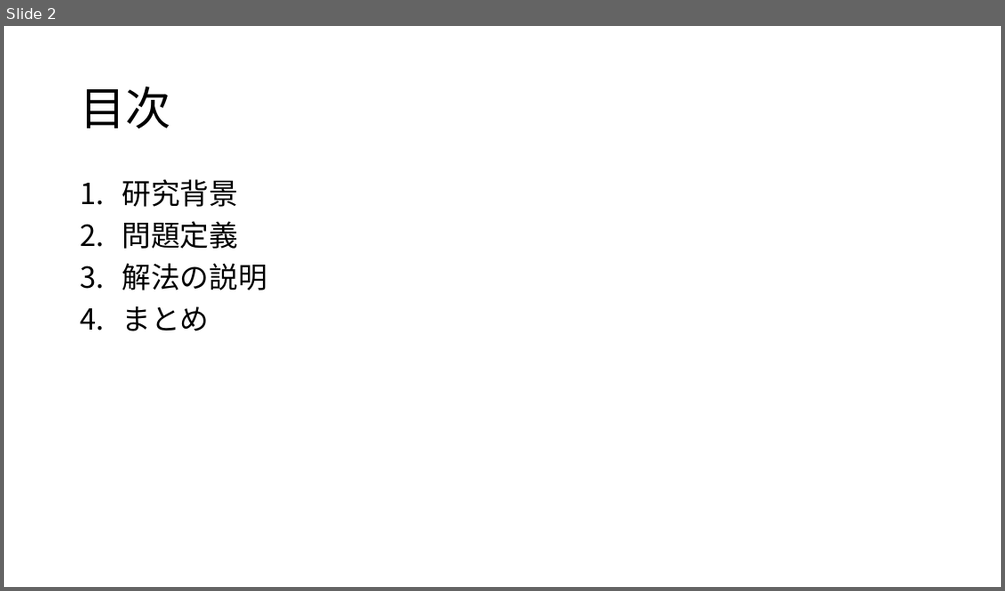
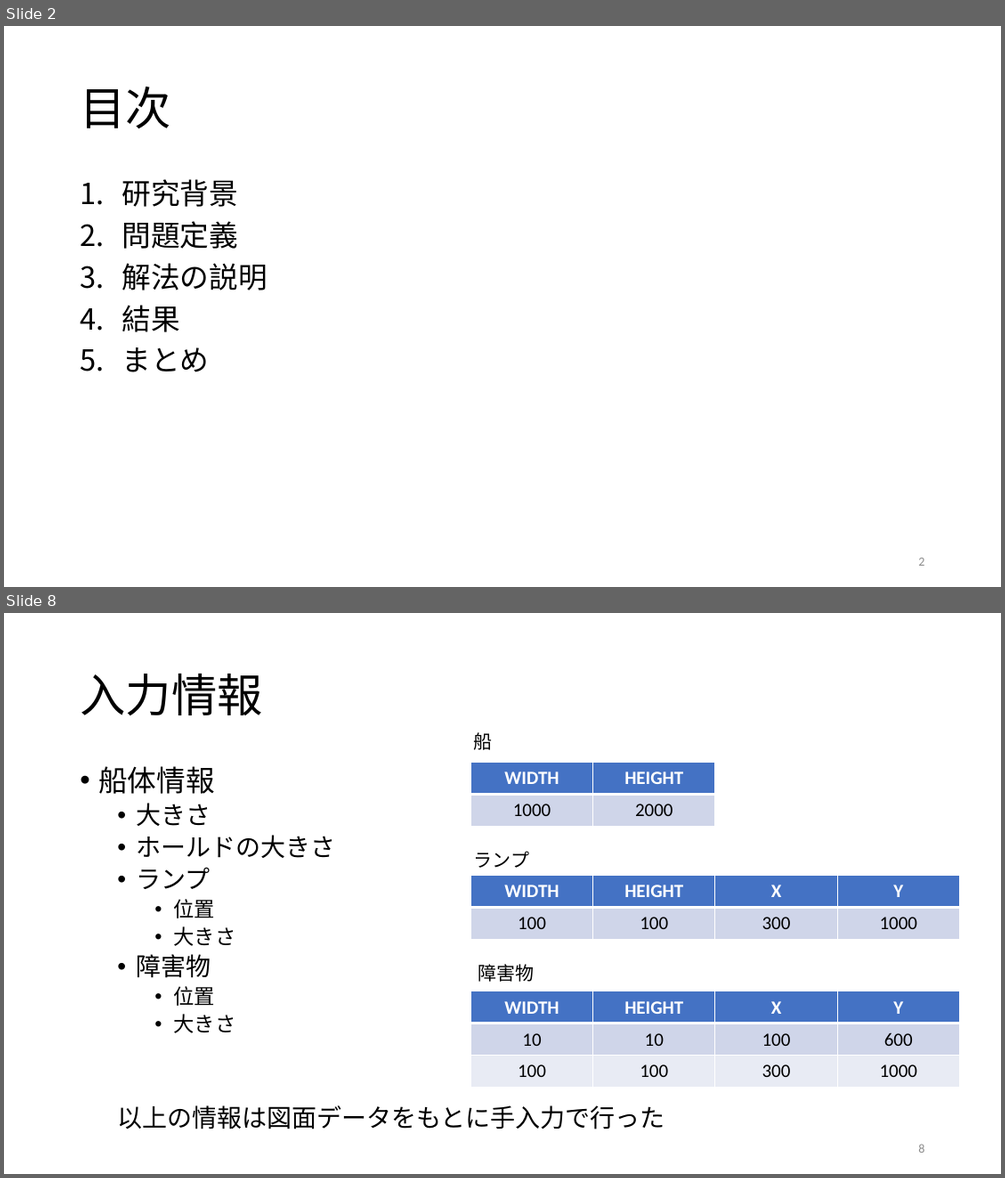
Before and after one commit to r-kurosu/kline, a slide deck: 卒論発表スライド.pptx. Shown one above the other, each under a label of ours: slide 2 before the commit, slides 2 and 8 after it; the slides between them are not shown. The pictures are 1005x591 and 1005x1178 pixels, drawn with LibreOffice and Linux fonts; fonts in the diff are those of the drawing. Boxes give left, top, right and bottom in pixels: in the first picture for what was removed or moved away, otherwise in the second. Text is boxed around its words. In the diff, an @@ line names an element or a change of style, - is before the commit and + after.

```diff
--- a/卒論発表スライド.pptx
+++ b/卒論発表スライド.pptx
@@ slide 8 added at box(4, 613, 1001, 1174), background #FFFFFF @@
@@ title added at box(80, 674, 262, 715), 44 pt, text #000000 @@
+入力情報
@@ text added at box(474, 732, 493, 750), 18 pt, text #000000 @@
+船
@@ text added at box(98, 766, 664, 1129), 24 pt, text #000000 @@
+• 船体情報
+  • 大きさ
+  • ホールドの大きさ
+  • ランプ
+    • 位置
+    • 大きさ
+  • 障害物
+    • 位置
+    • 大きさ
+  以上の情報は図面データをもとに手入力で行った
@@ table added at box(470, 763, 714, 826), 2 rows, 2 columns @@
+WIDTH | HEIGHT
+1000 | 2000
@@ text added at box(474, 851, 529, 868), 18 pt, text #000000 @@
+ランプ
@@ table added at box(470, 876, 958, 939), 2 rows, 4 columns @@
+WIDTH | HEIGHT | X | Y
+100 | 100 | 300 | 1000
@@ text added at box(478, 964, 534, 981), 18 pt, text #000000 @@
+障害物
@@ table added at box(470, 991, 958, 1087), 3 rows, 4 columns @@
+WIDTH | HEIGHT | X | Y
+10 | 10 | 100 | 600
+100 | 100 | 300 | 1000
@@ page number added at box(918, 1143, 924, 1152), 12 pt, text #8C8C8C @@
+8
@@ slide 2 changed as well @@
@@ text at box(122, 305, 180, 332): paragraph added @@
+4. 結果
@@ page number added at box(918, 557, 924, 565), 12 pt, text #8C8C8C @@
+2
```
Also in this commit, not shown: 1 other slide changed, 23 other slides added, 36 other files.
